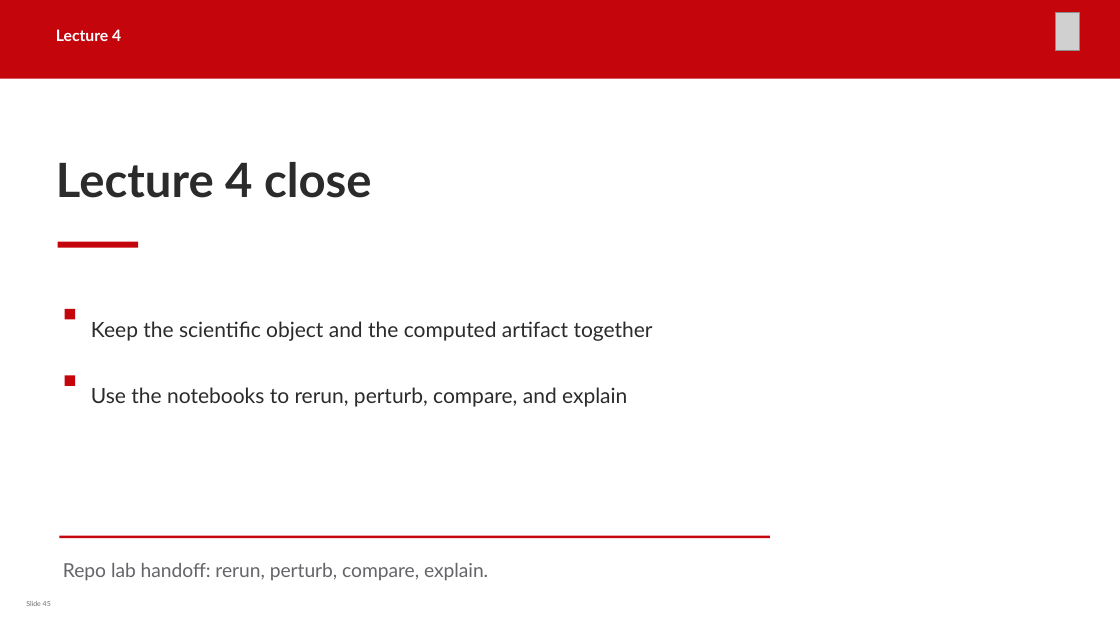
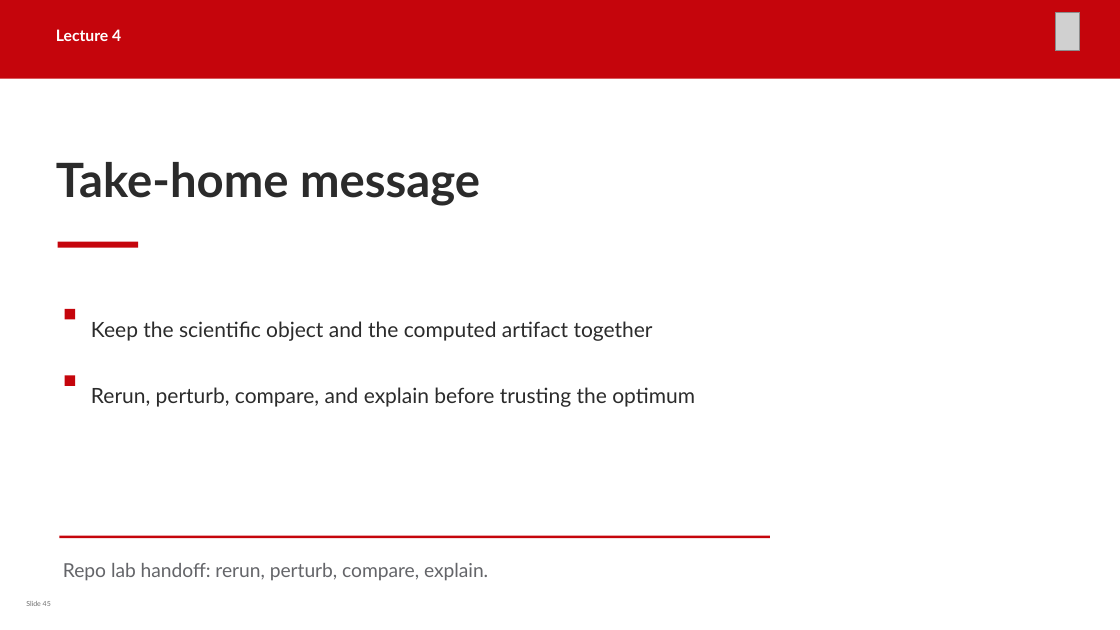
Before and after one commit to rogeriojorge/sos2026-rjorge-stellarator-optimization, a slide deck: slide 45 of slides/pptx/lecture_4_integrated_workflow.pptx. Drawn at 1120x630 pixels with LibreOffice and Linux fonts; fonts in the diff are those of the drawing; grey boxes stand for pictures. Boxes give left, top, right and bottom in pixels: in the first picture for what was removed or moved away, otherwise in the second. Text is boxed around its words. In the diff, an @@ line names an element or a change of style, - is before the commit and + after.

```diff
--- a/slides/pptx/lecture_4_integrated_workflow.pptx
+++ b/slides/pptx/lecture_4_integrated_workflow.pptx
@@ text at (56,162,480,206): text changed @@
-Lecture 4 close
+Take-home message
@@ text at (91,387,695,407): text changed @@
-Use the notebooks to rerun, perturb, compare, and explain
+Rerun, perturb, compare, and explain before trusting the optimum
```
Also in this commit, not shown: 29 other slides changed, 7 slides added, 7 slides removed, 38 other files.
